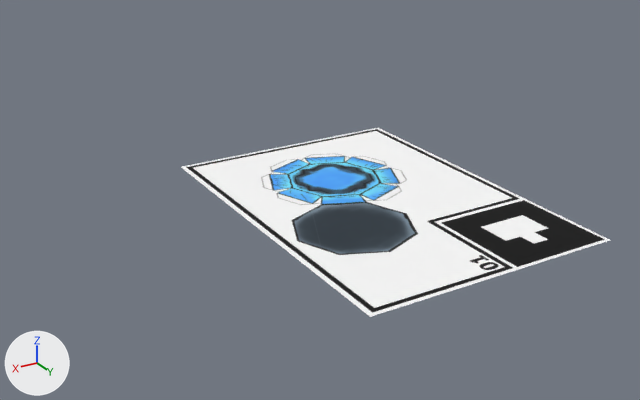
The Blender file Blends/210817 P0840 exporting.blend as it was, and as the next commit left it.
Rendered twice from a camera (50 mm lens) standing at (1.256, 1.806, 0.941) and looking at (0.211, 0.064, 0.07). The lights are fixed; the arrows at lower left show +X, +Y and +Z.

The first picture shows '01Paper'.
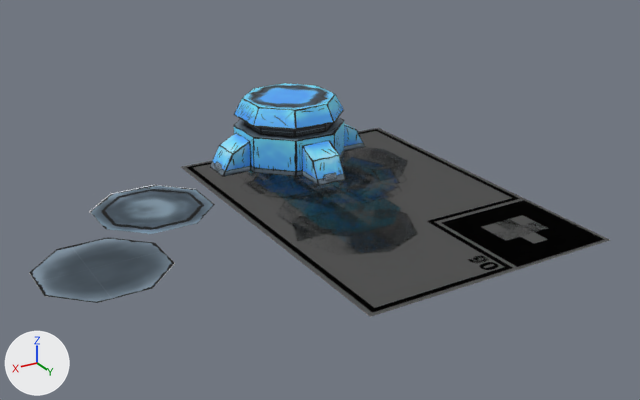
Commit message: fixed page 5 and 6

What differs and where, as boxes [x1, y1, x2, y2] in the pictures (640 x 400 px):
'Page4Paper', added (blue)
    after: [29, 128, 604, 316]
    faces in mat_03 (picture img_03_png): [29, 185, 215, 303]
    faces in mat_04 (picture img_04_png): [184, 128, 604, 316]
'Page7Paper', added (blue)
    after: [183, 83, 606, 315]
    faces in mat_projectormaterial: [210, 83, 366, 186]
    faces in mat_07 (picture img_07_png): [183, 128, 606, 315]
'Page2Paper', added
    after: [182, 128, 604, 316]
'Page3Paper', added
    after: [182, 129, 608, 316]
'Page06Markers', added
    after: [261, 175, 610, 317]
'01Paper', unchanged, covered by the edit
    before: [181, 128, 610, 317]
    after: [181, 128, 610, 314]

What changed in the scene script:
```text
Add img_07_png:
    img_07_png = load_image('07.png', '../Pages/07.png', 582, 826, 'sRGB')
Add img_compiled_png:
    img_compiled_png = load_image('compiled.png', 'compiled.png', 2048, 2048, 'sRGB')
Add img_06_png:
    img_06_png = load_image('06.png', '../Pages/06.png', 582, 826, 'sRGB')
Add img_03_png:
    img_03_png = load_image('03.png', '../Pages/03.png', 582, 826, 'sRGB')
Add img_04_png:
    img_04_png = load_image('04.png', '../Pages/04.png', 582, 826, 'sRGB')
Add img_02_png:
    img_02_png = load_image('02.png', '../Pages/02.png', 582, 826, 'sRGB')
Add mat_07:
    mat_07 = principled_material('07')
    mat_07.texture = img_07_png  # with its transparency
    mat_07.roughness = 1.0
Add mat_projectormaterial:
    mat_projectormaterial = bpy.data.materials.new('projectormaterial')
    # uses the picture img_compiled_png
Add mat_06:
    mat_06 = principled_material('06')
    mat_06.texture = img_06_png  # with its transparency
    mat_06.roughness = 1.0
Add mat_03:
    mat_03 = principled_material('03')
    mat_03.texture = img_03_png  # with its transparency
    mat_03.roughness = 1.0
Add mat_04:
    mat_04 = principled_material('04')
    mat_04.texture = img_04_png  # with its transparency
    mat_04.roughness = 1.0
    mat_04.specular_ior_level = 0.428
Add mat_02:
    mat_02 = principled_material('02')
    mat_02.texture = img_02_png  # with its transparency
    mat_02.roughness = 1.0
Add ob_page7paper:
    ob_page7paper = bpy.data.objects.new('Page7Paper', me_07.copy())  # the mesh of ob_page7paper
    ob_page7paper.location = (0.0, 0.0, 0.0)
Add ob_page06markers:
    ob_page06markers = bpy.data.objects.new('Page06Markers', me_06_001.copy())  # the mesh of ob_page06markers
    ob_page06markers.location = (0.0, 0.0, 0.0)
Add ob_page4paper:
    ob_page4paper = bpy.data.objects.new('Page4Paper', me_04.copy())  # the mesh of ob_page4paper
    ob_page4paper.location = (0.0, 0.0, 0.0)
Add ob_page3paper:
    ob_page3paper = bpy.data.objects.new('Page3Paper', me_03.copy())  # the mesh of ob_page3paper
    ob_page3paper.location = (0.0, 0.0, 0.0)
Add ob_page2paper:
    ob_page2paper = bpy.data.objects.new('Page2Paper', me_02.copy())  # the mesh of ob_page2paper
    ob_page2paper.location = (0.0, 0.0, 0.0)
```
